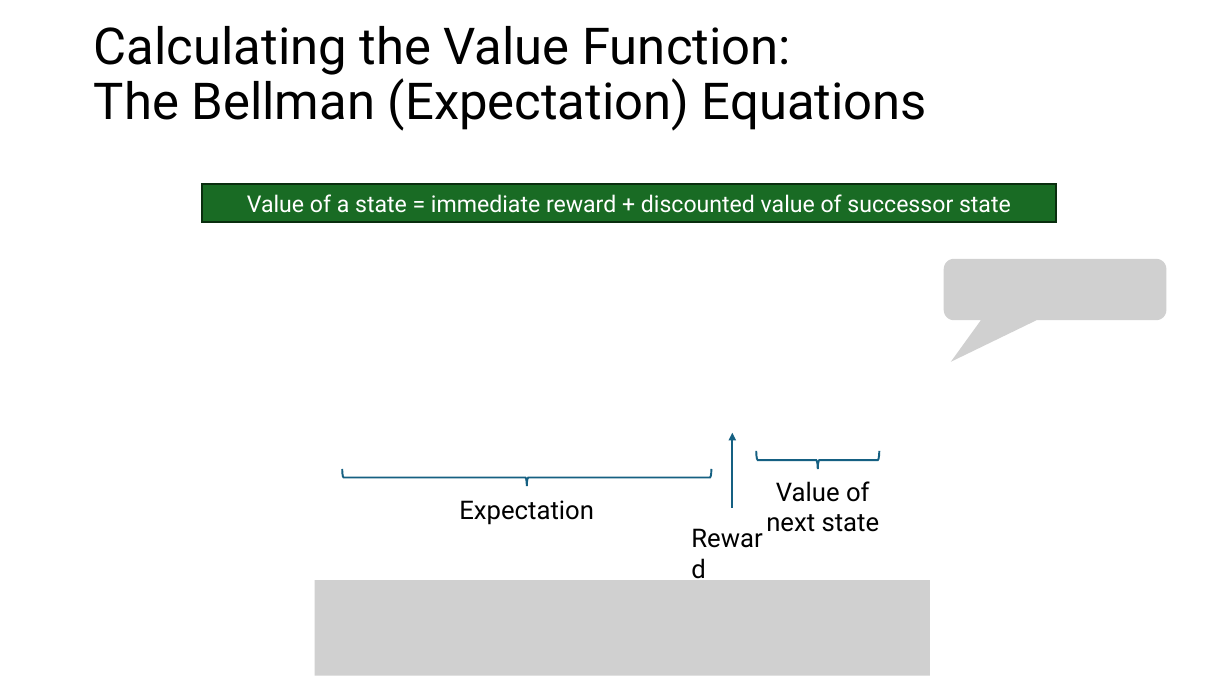
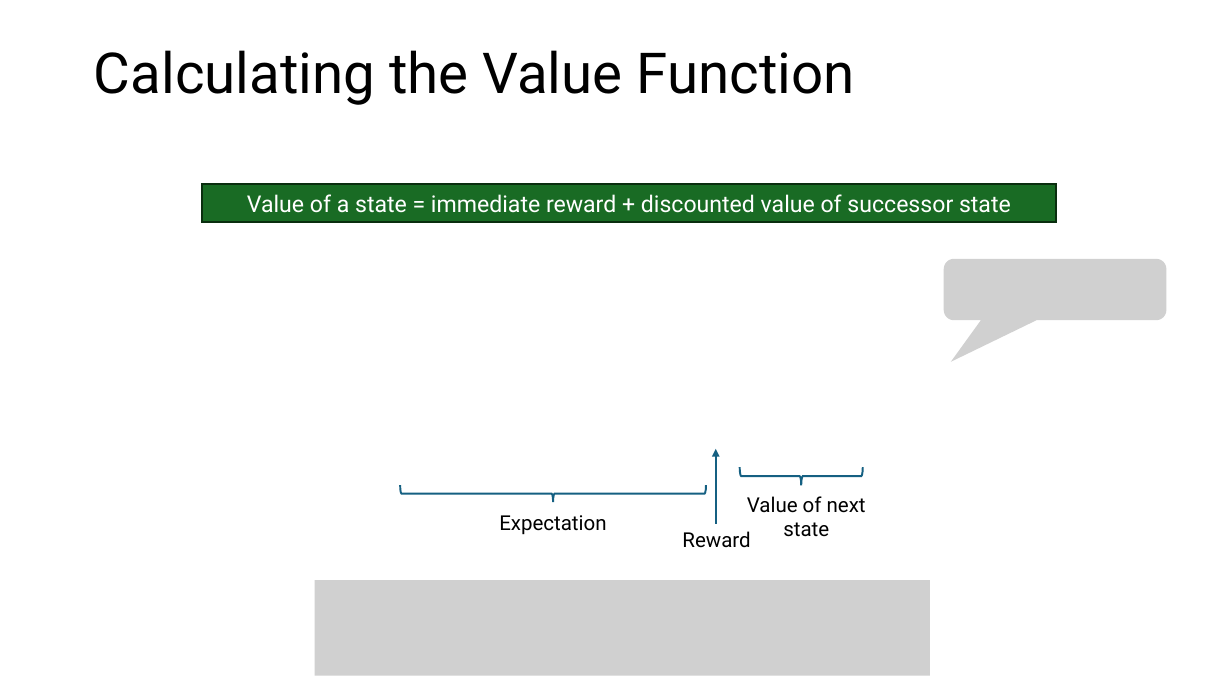
Before and after one commit to mhahsler/Introduction_to_Reinforcement_Learning, a slide deck: slide 20 of slides/Lecture_Chapter03.pptx. Drawn at 1232x693 pixels with LibreOffice and Linux fonts; fonts in the diff are those of the drawing; grey boxes stand for pictures. Boxes give left, top, right and bottom in pixels: in the first picture for what was removed or moved away, otherwise in the second. Text is boxed around its words. In the diff, an @@ line names an element or a change of style, - is before the commit and + after.

```diff
--- a/slides/Lecture_Chapter03.pptx
+++ b/slides/Lecture_Chapter03.pptx
@@ title at box(94, 50, 855, 105): text changed; size 39.6 to 44 pt @@
-Calculating the Value Function:
-The Bellman (Expectation) Equations
+Calculating the Value Function
@@ arrow moved from (733, 507) - (733, 433) to (716, 524) - (716, 449) @@
@@ right brace: place and size @@
-right brace at box(756, 451, 879, 469)
+right brace at box(740, 467, 863, 486)
@@ right brace: place and size @@
-right brace at box(342, 469, 712, 487)
+right brace at box(400, 485, 706, 503)
@@ size 20 to 16 pt in 3 elements at box(682, 531, 750, 548), box(747, 496, 866, 537), box(499, 515, 606, 535) @@
@@ text "Expectation": place and size @@
-text "Expectation" at box(459, 500, 594, 525)
+text "Expectation" at box(499, 515, 606, 535)
@@ text "Value of next state": place and size @@
-text "Value of next state" at box(766, 481, 880, 532)
+text "Value of next state" at box(747, 496, 866, 537)
@@ text "Reward": place and size @@
-text "Reward" at box(682, 517, 786, 557)
+text "Reward" at box(682, 531, 750, 548)
```
Also in this commit, not shown: 2 other slides changed, 1 slide added, 4 other files.
